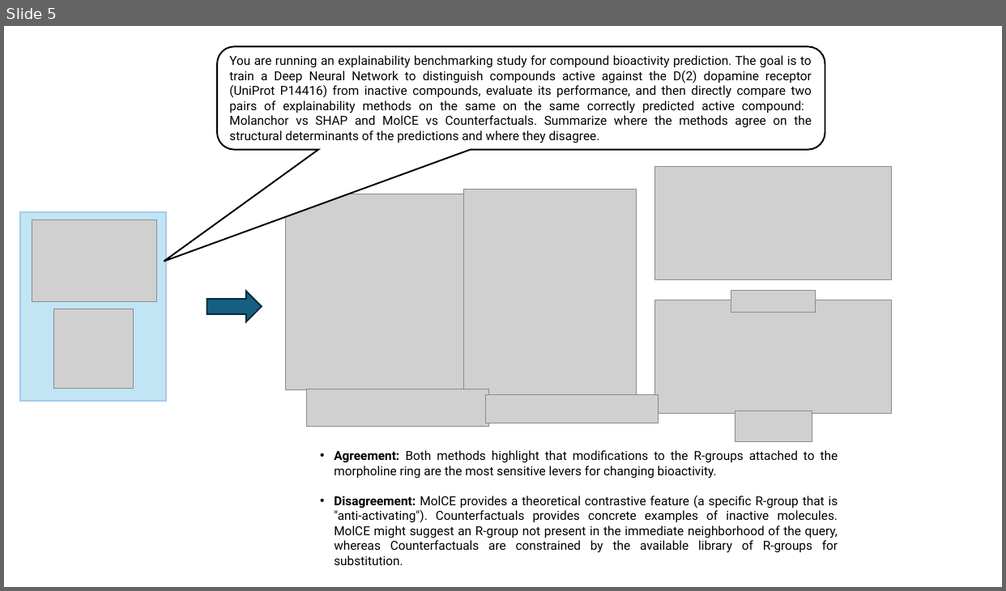
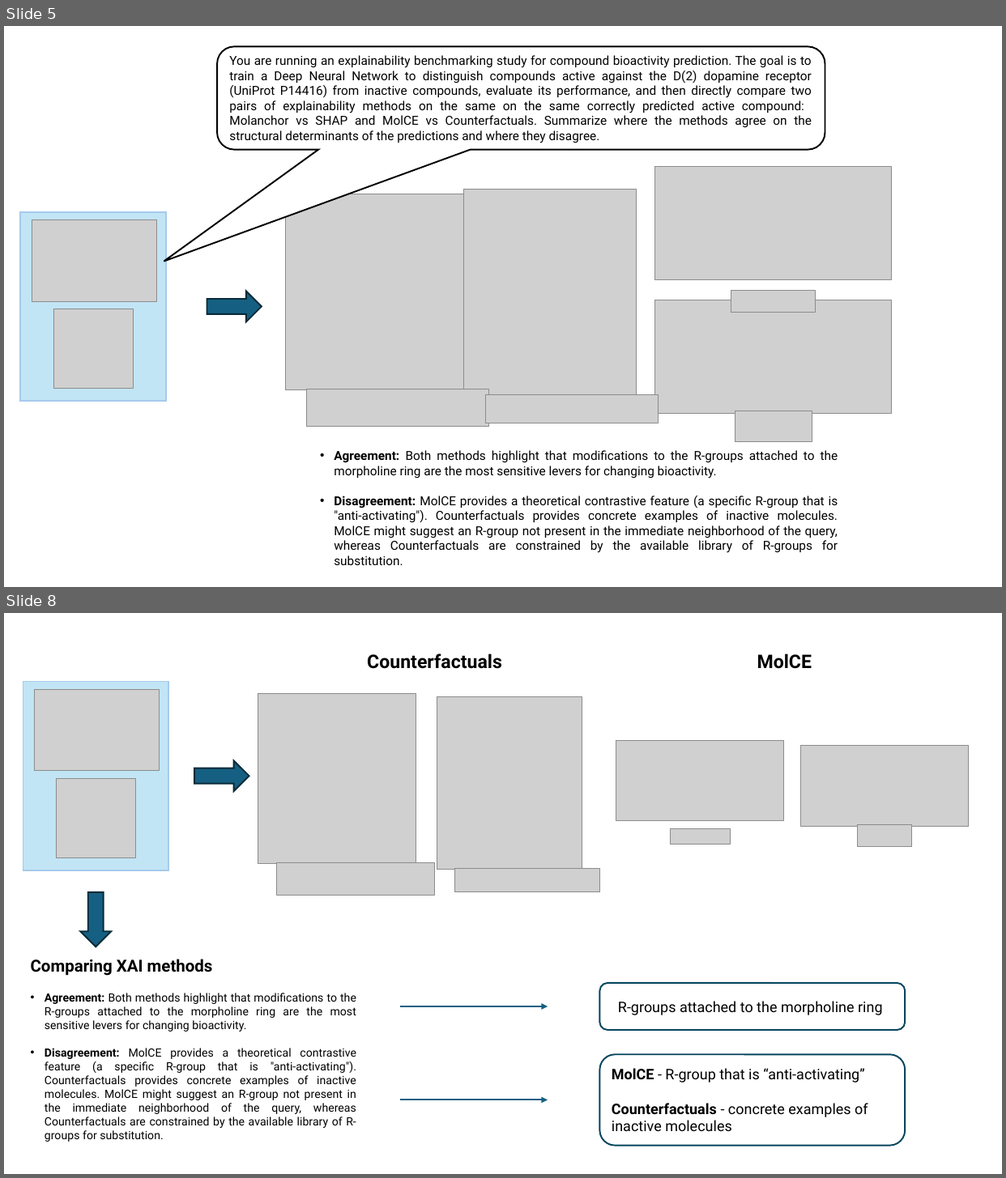
Before and after one commit to LSI-Uni-Bonn/ChemicHAL, a slide deck: slides/figures_AI_agent.pptx. Shown one above the other, each under a label of ours: slide 5 before the commit, slides 5 and 8 after it; the slides between them are not shown. The pictures are 1006x591 and 1006x1178 pixels, drawn with LibreOffice and Linux fonts; fonts in the diff are those of the drawing; grey boxes stand for pictures. Boxes give left, top, right and bottom in pixels: in the first picture for what was removed or moved away, otherwise in the second. Text is boxed around its words. In the diff, an @@ line names an element or a change of style, - is before the commit and + after.

Commit message:
Update presentation slides for AI Agent Explainability and Figures

```diff
--- a/slides/figures_AI_agent.pptx
+++ b/slides/figures_AI_agent.pptx
@@ slide 8 added at (4,613,1002,1174), background #FFFFFF @@
@@ group added at (258,653,600,896): 4 pictures, 1 text @@
+Counterfactuals
@@ group added at (616,653,968,846): 4 pictures, 1 text @@
+MolCE
@@ rectangle added at (23,681,168,871), fill #C1E5F5, outline #A6CAEC 1.5 pt @@
@@ picture added at (34,689,159,771) @@
@@ picture added at (57,778,136,858) @@
@@ right arrow added at (195,760,249,791), fill #156082, outline #092A39 1.5 pt @@
@@ right arrow added at (80,892,111,947), fill #156082, outline #092A39 1.5 pt @@
@@ text added at (31,959,356,1142), 11 pt, text #000000 @@
+Comparing XAI methods
+• Agreement: Both methods highlight that modifications to the R-groups attached to the morpholine ring are the most sensitive levers for changing bioactivity.
+• Disagreement: MolCE provides a theoretical contrastive feature (a specific R-group that is "anti-activating"). Counterfactuals provides concrete examples of inactive molecules. MolCE might suggest an R-group not present in the immediate neighborhood of the query, whereas Counterfactuals are constrained by the available library of R-groups for substitution.
@@ rounded rectangle added at (600,983,906,1031), fill #FFFFFF, outline #07455D 1.5 pt, 14 pt, text #000000 @@
+R-groups attached to the morpholine ring
@@ arrow added from (400, 1007) to (548, 1007), #156082 1.5 pt @@
@@ rounded rectangle added at (600,1054,906,1146), fill #FFFFFF, outline #07455D 1.5 pt, 14 pt, text #000000 @@
+MolCE - R-group that is “anti-activating”
+Counterfactuals - concrete examples of inactive molecules
@@ arrow added from (400, 1101) to (548, 1101), #156082 1.5 pt @@
```
Also in this commit, not shown: 2 other slides added, 1 other file.
